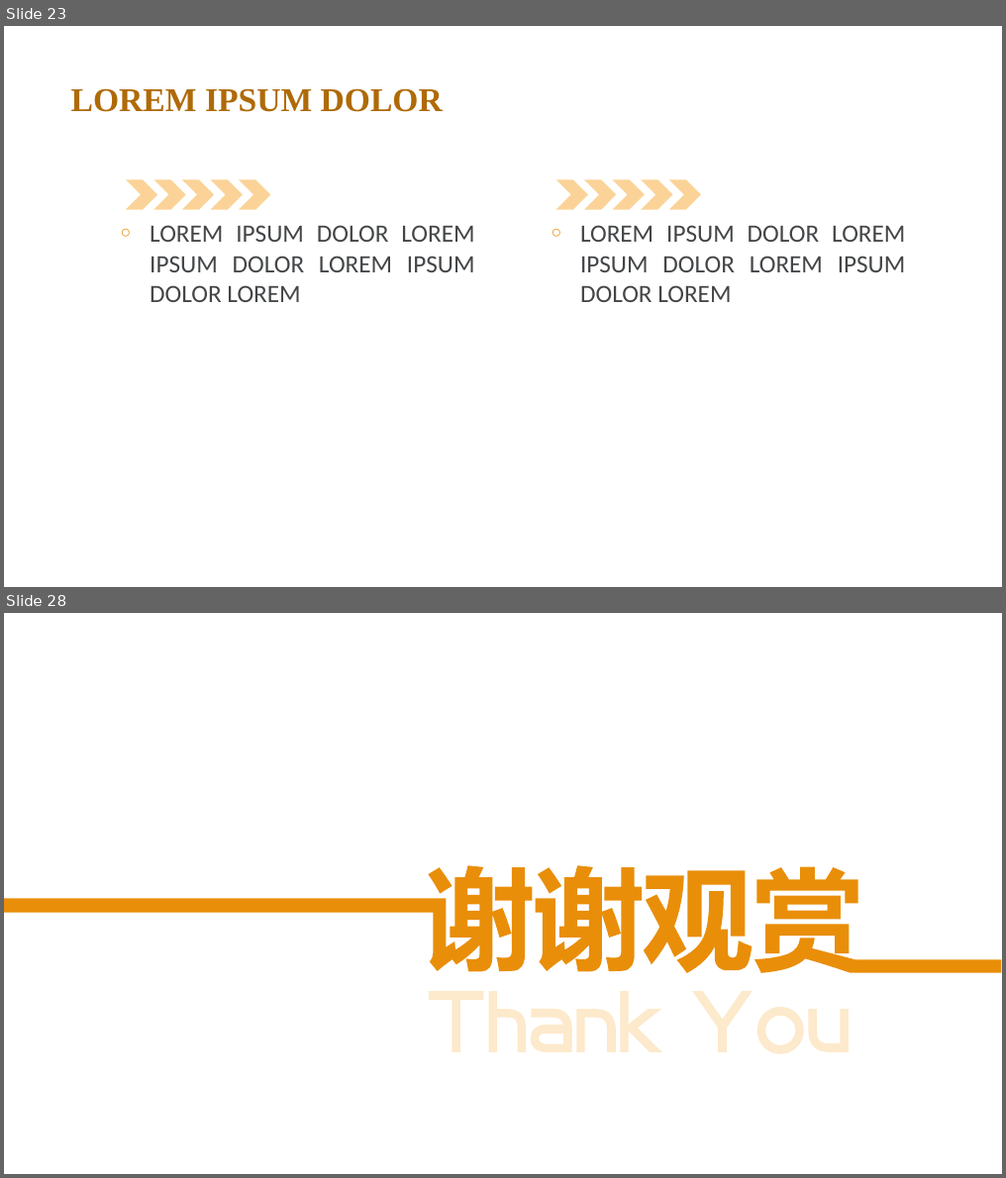
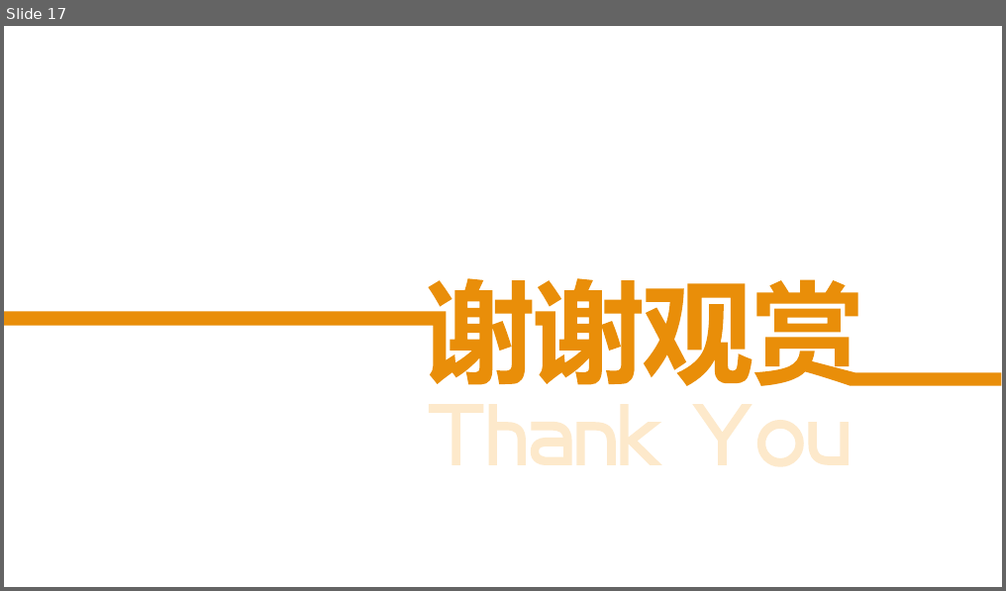
Before and after one commit to FredJiangFei/freetalk, a slide deck: 17.5/橙子.pptx. Shown one above the other, each under a label of ours: slides 23 and 28 before the commit, slide 17 after it; the slides between them are not shown. The pictures are 1006x1178 and 1006x591 pixels, drawn with LibreOffice and Linux fonts; fonts in the diff are those of the drawing; background and template pictures are left out. Boxes give left, top, right and bottom in pixels: in the first picture for what was removed or moved away, otherwise in the second. Text is boxed around its words. In the diff, an @@ line names an element or a change of style, - is before the commit and + after.

```diff
--- a/17.5/橙子.pptx
+++ b/17.5/橙子.pptx
@@ slide 23 removed at (x1=4, y1=26, x2=1002, y2=587), background picture (left out); not listed: 1 template element that a slide beside it also shows @@
@@ title removed at (x1=71, y1=88, x2=443, y2=112) @@
-LOREM IPSUM DOLOR
@@ freeform shape removed at (x1=126, y1=179, x2=271, y2=209) @@
@@ freeform shape removed at (x1=556, y1=179, x2=702, y2=209) @@
@@ text removed at (x1=150, y1=225, x2=475, y2=302) @@
-○ LOREM IPSUM DOLOR LOREM IPSUM DOLOR LOREM IPSUM DOLOR LOREM
@@ text removed at (x1=580, y1=225, x2=906, y2=302) @@
-○ LOREM IPSUM DOLOR LOREM IPSUM DOLOR LOREM IPSUM DOLOR LOREM
@@ what was slide 28 is now slide 17 @@
```
Also in this commit, not shown: 4 slides changed, 9 slides added, 20 other slides removed, 1 other file.
